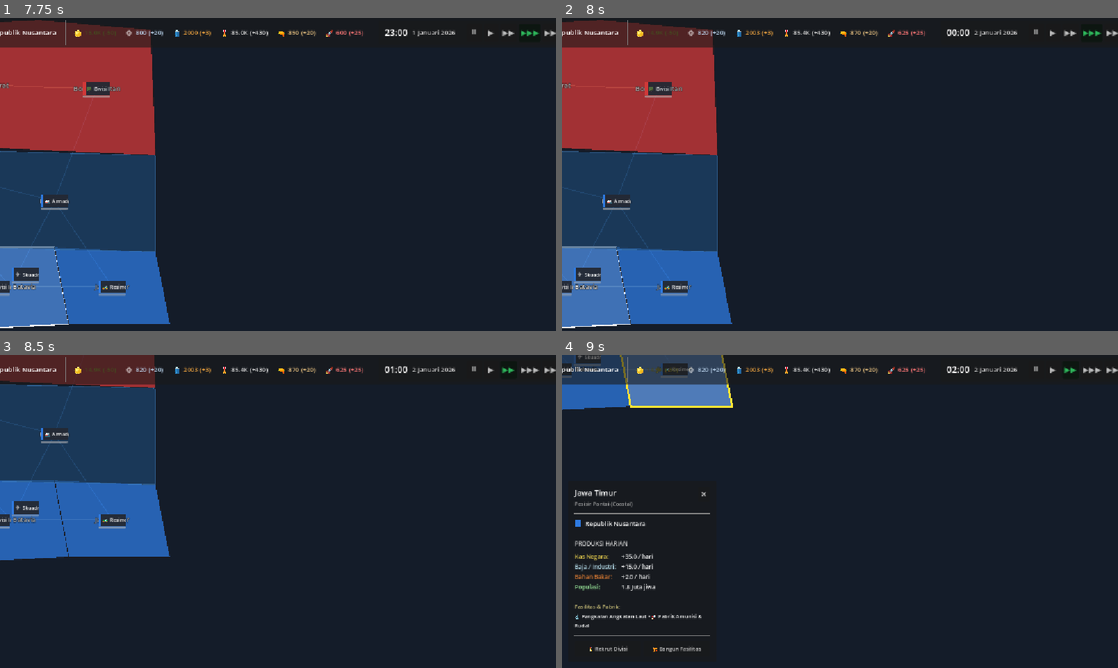
Above: before the commit, frames 1-4 (two rows, left to right).
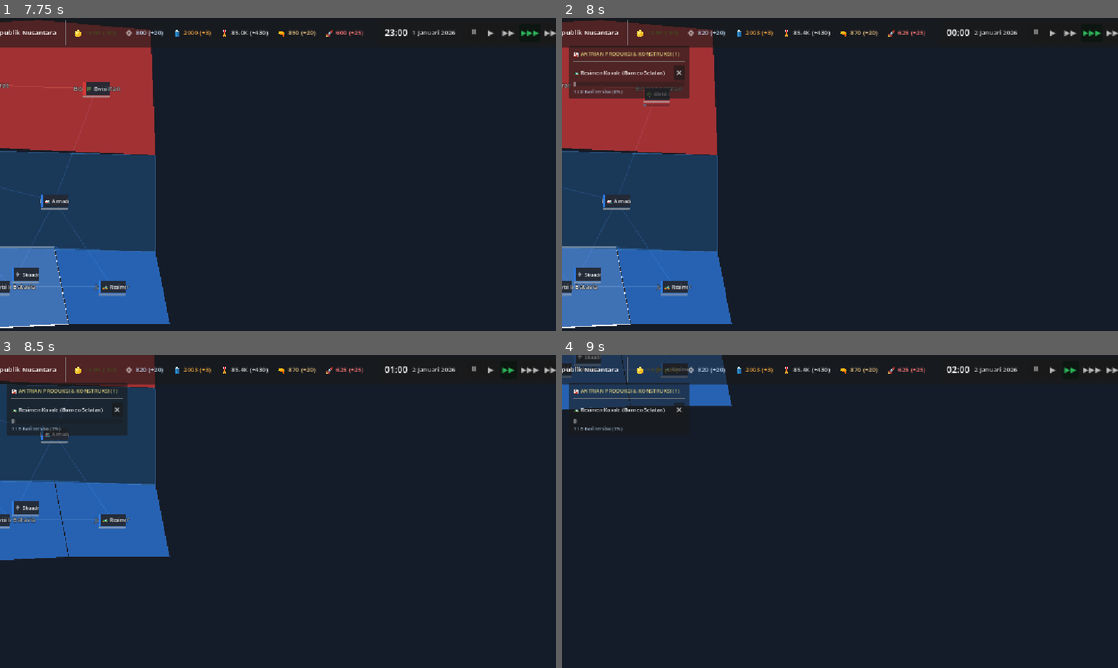
Above: after the commit, the same moments.

Repository: imismaindra/true-nation
Game: Godot game, scene res://src/main.tscn
Same seed, same stepped clock (60 frames per second), same inputs: the game is played once before the commit and once after it.
Inputs (mouse positions are in pixels of both pictures, inside the frame that each line leads up to):
- Up to frame 1 (7.75 s): click "⏸" at 0.5 s; click "▶" at 1.25 s; click "▶▶" at 2 s; click "▶▶▶" at 2.75 s; tap Enter at 3.5, 5 s; drag from (450, 174) to (272, 287) at 3.52 s; tap Space at 4.25 s; drag from (450, 174) to (272, 287) at 4.27 s; move the mouse to (450, 174) at 5.02 s; hold D 5.03-5.75 s; tap 3 at 5.1 s; click (450, 174) at 5.17 s; drag from (255, 174) to (194, 287) at 5.77 s; drag from (177, 174) to (27, 274) at 6.52 s; drag from (172, 174) to (27, 274) at 7.27 s
- Up to frame 2 (8 s): no input
- Up to frame 3 (8.5 s): move the mouse to (172, 511) at 8.02 s; hold S from 8.03 s (still down); tap 2 at 8.1 s; click (172, 511) at 8.17 s
- Up to frame 4 (9 s): release S at 8.75 s; drag from (673, 430) to (728, 527) at 8.77 s

Frame 1 is identical in both runs. In frame 2, 3.6% of the frame differs, in the area x 1-23%, y 8-29%; in frame 3, 3.5%; in frame 4, 4.1%, in the area x 1-31%, y 0-95%.

Commit message:
feat(v0.2): implement intelligent enemy AI controller with FSM (Step 10)

Diff:
--- /dev/null
+++ b/src/ai/ai_manager.gd
@@ -0,0 +1,232 @@
+# ai_manager.gd
+# Mengontrol kecerdasan buatan faksi lawan (Rival / Krasnovian Federation).
+# Mengimplementasikan Finite-State Machine (FSM): Evaluasi, Rekrutmen, Ekspansi, Invasi, dan Garnisun.
+class_name AIManager
+extends Node
+
+@export var rival_country: Country
+@export var player_country: Country
+@export var map_manager: MapManager
+@export var military_manager: MilitaryManager
+@export var production_manager: ProductionManager
+@export var building_manager: Node
+
+@export var infantry_data: UnitData
+@export var tank_data: UnitData
+
+signal ai_decision_executed(decision_type: String, details: String)
+
+func _ready() -> void:
+	var time_mgr = get_node_or_null("/root/TimeManager")
+	if time_mgr != null:
+		if not time_mgr.daily_tick.is_connected(_on_daily_tick):
+			time_mgr.daily_tick.connect(_on_daily_tick)
+
+	if infantry_data == null:
+		infantry_data = load("res://src/data/units/infantry_division.tres")
+	if tank_data == null:
+		tank_data = load("res://src/data/units/tank_division.tres")
+
+func _on_daily_tick(_day: int, _month: int, _year: int) -> void:
+	execute_ai_turn()
+
+func execute_ai_turn() -> void:
+	if rival_country == null or map_manager == null or military_manager == null:
+		return
+
+	# 1. Mode Evaluasi (Assessment)
+	var rival_units = _get_units_for_country(rival_country)
+	var idle_units = rival_units.filter(func(u): return not u.is_moving and not u.is_in_combat and u.current_organization > 25.0)
+	var rival_provinces = _get_provinces_for_country(rival_country)
+
+	if rival_provinces.is_empty():
+		return # Faksi telah kehilangan seluruh teritorial
+
+	# 2. Mode Rekrutmen & Produksi Mandiri
+	if rival_units.size() < 3 and production_manager != null:
+		_try_recruit_division(rival_provinces)
+
+	# 3. Mode Ekspansi ke Wilayah Netral yang Belum Dikawal
+	if not idle_units.is_empty():
+		var expansion_done = _try_expand_to_neutral(idle_units)
+		if expansion_done:
+			idle_units = idle_units.filter(func(u): return not u.is_moving and not u.is_in_combat)
+
+	# 4. Mode Serangan Balas / Invasi (Offensive Counter-Attack)
+	if rival_country.munitions >= 40.0 and not idle_units.is_empty():
+		var attack_done = _try_offensive_strike(idle_units)
+		if attack_done:
+			idle_units = idle_units.filter(func(u): return not u.is_moving and not u.is_in_combat)
+
+	# 5. Mode Bertahan (Garrison & Defense di Perbatasan)
+	if not idle_units.is_empty():
+		_try_garrison_borders(idle_units, rival_provinces)
+
+func _try_recruit_division(rival_provinces: Array) -> void:
+	if production_manager == null or rival_provinces.is_empty():
+		return
+
+	# Pilih provinsi darat teraman milik rival
+	var target_prov: Province = null
+	for prov in rival_provinces:
+		if not prov.is_sea_zone():
+			target_prov = prov
+			break
+
+	if target_prov == null:
+		return
+
+	# Prioritaskan Tank jika sumber daya mencukupi, jika tidak rekrut Infanteri
+	var chosen_unit: UnitData = null
+	if tank_data != null and production_manager.can_recruit(rival_country, tank_data, target_prov).can:
+		chosen_unit = tank_data
+	elif infantry_data != null and production_manager.can_recruit(rival_country, infantry_data, target_prov).can:
+		chosen_unit = infantry_data
+
+	if chosen_unit != null:
+		var order = production_manager.recruit_unit(rival_country, chosen_unit, target_prov)
+		if order != null:
+			var msg = "Melatih %s di %s" % [chosen_unit.unit_name, target_prov.province_name]
+			print("🤖 [AI RIVAL]: %s" % msg)
+			ai_decision_executed.emit("RECRUIT", msg)
+
+func _try_expand_to_neutral(idle_units: Array) -> bool:
+	# Cari provinsi netral di peta
+	var neutral_provinces: Array[Province] = []
+	for prov in map_manager.provinces:
+		if not prov.is_sea_zone() and (prov.owner_country == null or (prov.owner_country != rival_country and prov.owner_country != player_country)):
+			neutral_provinces.append(prov)
+
+	if neutral_provinces.is_empty():
+		return false
+
+	for unit in idle_units:
+		if unit.current_province == null:
+			continue
+
+		# Cari provinsi netral terdekat
+		for target_neutral in neutral_provinces:
+			var next_hop = find_next_step(unit.current_province, target_neutral)
+			if next_hop != null:
+				var ok = unit.order_move_to(next_hop)
+				if ok:
+					var msg = "%s bergerak ekspansi menuju %s (via %s)" % [
+						unit.unit_data.unit_name if unit.unit_data else "Divisi",
+						target_neutral.province_name,
+						next_hop.province_name
+					]
+					print("🤖 [AI RIVAL EKSPANSI]: %s" % msg)
+					ai_decision_executed.emit("EXPANSION", msg)
+					return true
+	return false
+
+func _try_offensive_strike(idle_units: Array) -> bool:
+	if player_country == null:
+		return false
+
+	for unit in idle_units:
+		if unit.current_province == null:
+			continue
+
+		# Cari provinsi pemain yang terhubung
+		for neighbor in unit.current_province.connected_provinces:
+			if neighbor.owner_country == player_country and not neighbor.is_sea_zone():
+				# Serang langsung provinsi perbatasan pemain!
+				var ok = unit.order_move_to(neighbor)
+				if ok:
+					var msg = "%s melancarkan serangan invasi ke %s!" % [
+						unit.unit_data.unit_name if unit.unit_data else "Divisi",
+						neighbor.province_name
+					]
+					print("🤖 [AI RIVAL SERANGAN]: %s" % msg)
+					ai_decision_executed.emit("OFFENSIVE", msg)
+					return true
+			elif neighbor.is_sea_zone():
+				# Evaluasi lompatan laut ke teritori pemain
+				for sea_neighbor in neighbor.connected_provinces:
+					if sea_neighbor.owner_country == player_country and not sea_neighbor.is_sea_zone():
+						var ok = unit.order_move_to(neighbor)
+						if ok:
+							var msg = "%s bergerak melintasi %s menuju %s!" % [
+								unit.unit_data.unit_name if unit.unit_data else "Divisi",
+								neighbor.province_name,
+								sea_neighbor.province_name
+							]
+							print("🤖 [AI RIVAL AMPHIBIOUS]: %s" % msg)
+							ai_decision_executed.emit("AMPHIBIOUS_OFFENSIVE", msg)
+							return true
+	return false
+
+func _try_garrison_borders(idle_units: Array, rival_provinces: Array) -> void:
+	# Cari provinsi perbatasan yang belum memiliki garnisun
+	var border_provinces: Array[Province] = []
+	for prov in rival_provinces:
+		if prov.is_sea_zone():
+			continue
+		for neighbor in prov.connected_provinces:
+			if neighbor.owner_country != rival_country:
+				if not border_provinces.has(prov):
+					border_provinces.append(prov)
+				break
+
+	for border in border_provinces:
+		# Hitung unit yang sudah ada di border ini
+		var stationed_count = 0
+		for u in military_manager.units:
+			if u.owner_country == rival_country and (u.current_province == border or u.target_province == border):
+				stationed_count += 1
+
+		if stationed_count == 0 and not idle_units.is_empty():
+			var unit_to_send = idle_units.pop_front()
+			if unit_to_send.current_province != border:
+				var next_step = find_next_step(unit_to_send.current_province, border)
+				if next_step != null:
+					unit_to_send.order_move_to(next_step)
+					print("🤖 [AI RIVAL GARNISUN]: Menjaga perbatasan %s" % border.province_name)
+
+func find_next_step(from_prov: Province, target_prov: Province) -> Province:
+	if from_prov == null or target_prov == null or from_prov == target_prov:
+		return null
+	if from_prov.connected_provinces.has(target_prov):
+		return target_prov
+
+	# BFS mencari jalur terpendek melalui graf provinsi
+	var queue: Array[Province] = [from_prov]
+	var visited: Dictionary = { from_prov: null }
+
+	while not queue.is_empty():
+		var curr = queue.pop_front()
+		if curr == target_prov:
+			break
+		for neighbor in curr.connected_provinces:
+			if not visited.has(neighbor):
+				visited[neighbor] = curr
+				queue.append(neighbor)
+
+	if not visited.has(target_prov):
+		return null
+
+	var curr_back = target_prov
+	while visited[curr_back] != from_prov:
+		curr_back = visited[curr_back]
+		if curr_back == null:
+			return null
+	return curr_back
+
+func _get_units_for_country(c: Country) -> Array[MilitaryUnit]:
+	var result: Array[MilitaryUnit] = []
+	if military_manager == null:
+		return result
+	for u in military_manager.units:
+		if u != null and is_instance_valid(u) and u.owner_country == c:
+			result.append(u)
+	return result
+
+func _get_provinces_for_country(c: Country) -> Array[Province]:
+	var result: Array[Province] = []
+	if map_manager == null:
+		return result
+	for p in map_manager.provinces:
+		if p != null and p.owner_country == c:
+			result.append(p)
+	return result
--- a/src/main.tscn
+++ b/src/main.tscn
@@ -15,6 +15,8 @@
 [ext_resource type="PackedScene" uid="uid://ci84x98p23kla" path="res://src/ui/production_queue_panel.tscn" id="13_prodqueue"]
 [ext_resource type="Script" path="res://src/economy/building_manager.gd" id="14_bldmgr"]
 [ext_resource type="PackedScene" path="res://src/ui/construction_dialog.tscn" id="15_condlg"]
+[ext_resource type="Script" path="res://src/ai/ai_manager.gd" id="16_aimgr"]
+[ext_resource type="Resource" uid="uid://b23x18y4m59la" path="res://src/data/countries/rival_country.tres" id="17_rival"]
 
 [node name="Main" type="Node2D"]
 script = ExtResource("1_main")
@@ -48,6 +50,15 @@
 script = ExtResource("14_bldmgr")
 player_country = ExtResource("6_player")
 economy_manager = NodePath("../EconomyManager")
+
+[node name="AIManager" type="Node" parent="." node_paths=PackedStringArray("map_manager", "military_manager", "production_manager", "building_manager")]
+script = ExtResource("16_aimgr")
+rival_country = ExtResource("17_rival")
+player_country = ExtResource("6_player")
+map_manager = NodePath("../WorldMap")
+military_manager = NodePath("../MilitaryManager")
+production_manager = NodePath("../ProductionManager")
+building_manager = NodePath("../BuildingManager")
 
 [node name="RTSCamera2D" parent="." instance=ExtResource("4_cam")]
 position = Vector2(-360, 0)
--- a/src/military/unit.gd
+++ b/src/military/unit.gd
@@ -93,9 +93,8 @@
 	if unit_data != null:
 		match unit_data.domain:
 			UnitData.Domain.LAND:
-				# Unit darat tidak bisa masuk zona laut langsung
-				if new_province.is_sea_zone():
-					return false
+				# Unit darat dapat melintasi zona laut sebagai konvoi transportasi laut (embarked)
+				pass
 			UnitData.Domain.SEA:
 				# Armada laut hanya bisa bergerak di zona laut
 				if not new_province.is_sea_zone():
Not shown: 1 places in src/main.tscn that only renumber resources
